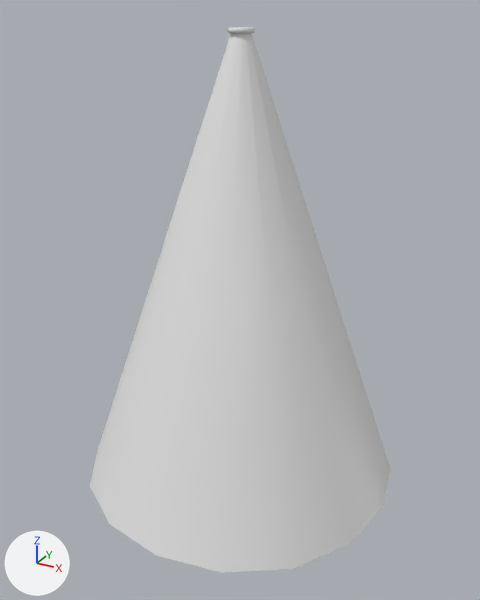
Renders of the FBX model Assets/Arts/Models/model_light_downlight_01.fbx from each side of a commit.
One viewpoint serves both versions: a camera (50 mm lens) standing at (3.95, -7.2, 0.21) and looking at (0.06, -0.13, -3.33). Every picture has the same lights, and +X, +Y and +Z are marked at lower left. Where no turn or scale is listed for an object, it has been applied to the vertices. Vertices at the same position are counted once.
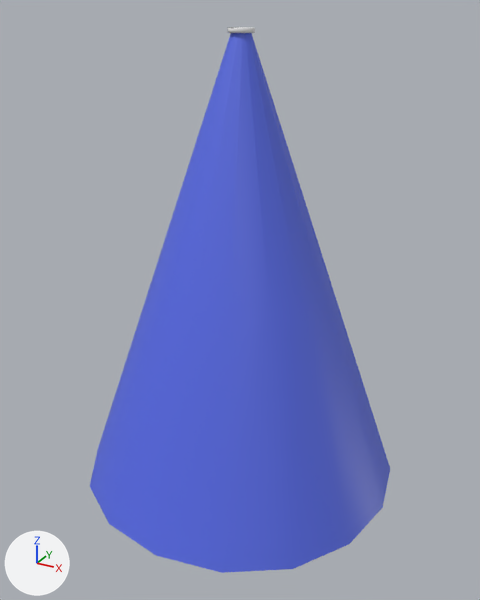
Diff of the bpy script that builds the scene:
```diff
--- a/Assets/Arts/Models/model_light_downlight_01.fbx.py
+++ b/Assets/Arts/Models/model_light_downlight_01.fbx.py
@@ mat_material_001 @@
+mat_material_001 = principled_material('Material.001')
+mat_material_001.base_color = (0.0, 0.0, 0.0)  # black #000000
+mat_material_001.roughness = 1.0
@@ mat_material @@
+mat_material = principled_material('Material')
+mat_material.base_color = (0.8, 0.8, 0.8)  # white #e7e7e7
@@ mat_material_002 @@
+mat_material_002 = principled_material('Material.002')
+mat_material_002.base_color = (0.101, 0.153, 0.8)  # blue #596de7
@@ me_mesh @@
 me_mesh.from_pydata(...)  # 164 vertices, 160 faces; spans x -2.19..2.19, y -2.19..2.19, z -6.0..0.0
 # used by ob_plane_029; location = (0.0, 0.0, 0.0)
+# me_mesh part 1: all 32 faces centred in x -1.61..1.61, y -1.61..1.61, z -4.51..-1.54 switch from no material to mat_material_002 (blue #596de7)
+me_mesh.materials.append(mat_material)  # white #e7e7e7
+me_mesh.materials.append(mat_material_001)  # black #000000
```

Where the change shows, as pixel boxes [x1, y1, x2, y2] in the pictures (480 x 600 px):
part 1 of me_mesh, recoloured (white to blue)
    both: [90, 33, 390, 573]
